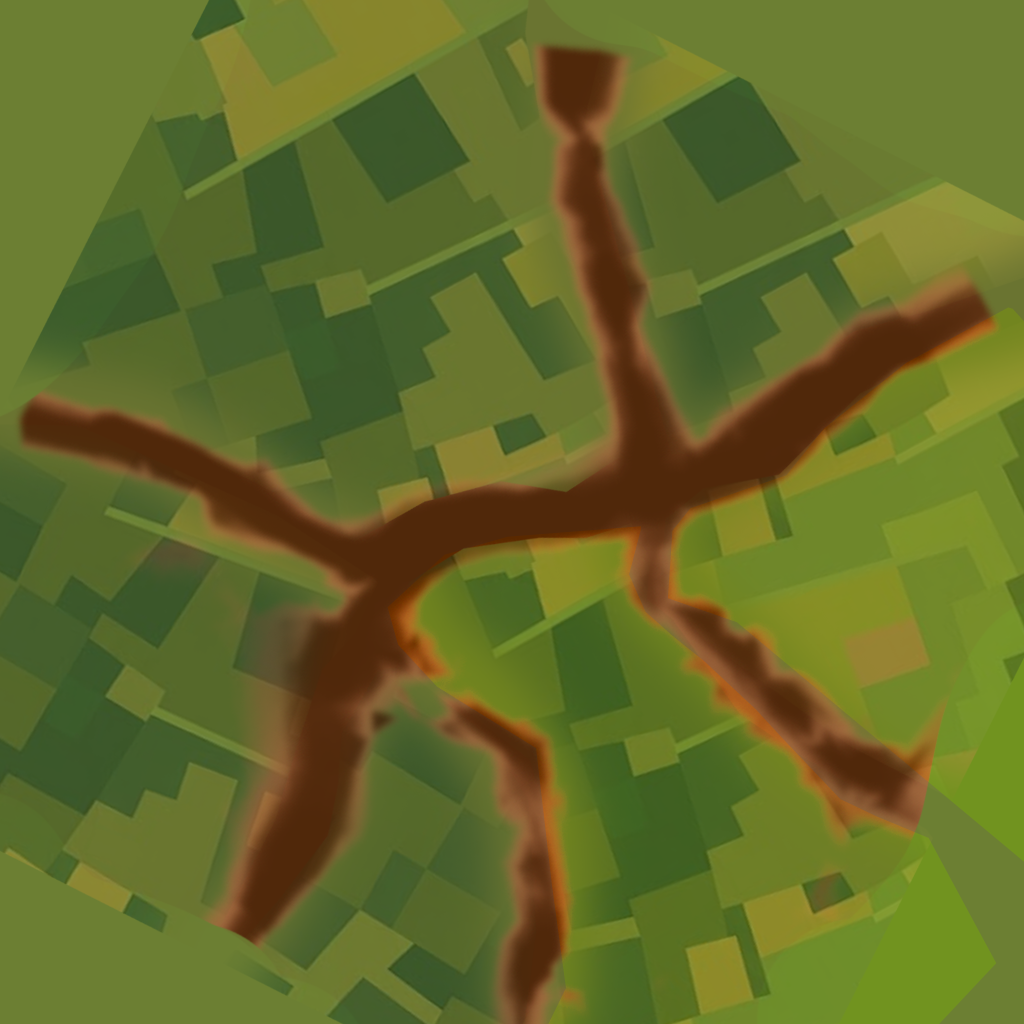
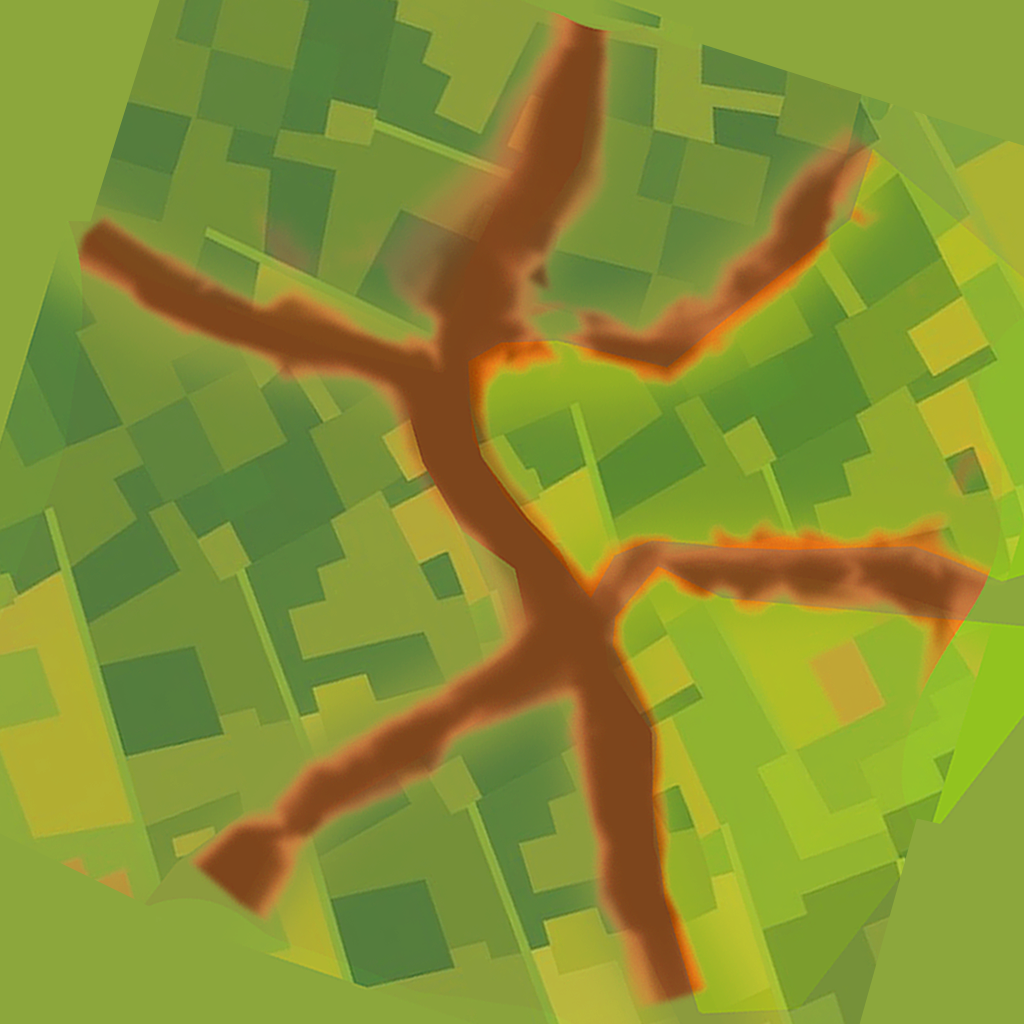
Two versions of the same layered image (1024 × 1024). Layer-by-layer changes:
painted on "Calque 4" over [0, 0, 1024, 1024]
removed layer "Courbe transfert de dégradé 1" over [0, 0, 1024, 1024]
